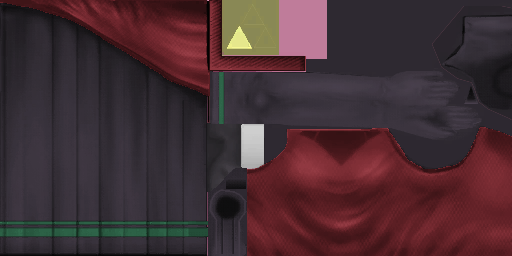
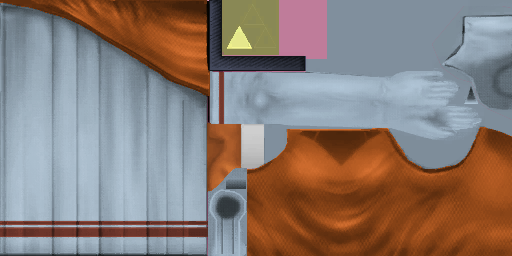
Comparing the layer stacks of the two w=512, h=256 images. Changes:
hid group "Maxwell" (23 layers) over [0, 0, 512, 256]
hid group "Yellow" (22 layers) over [0, 0, 512, 256]
